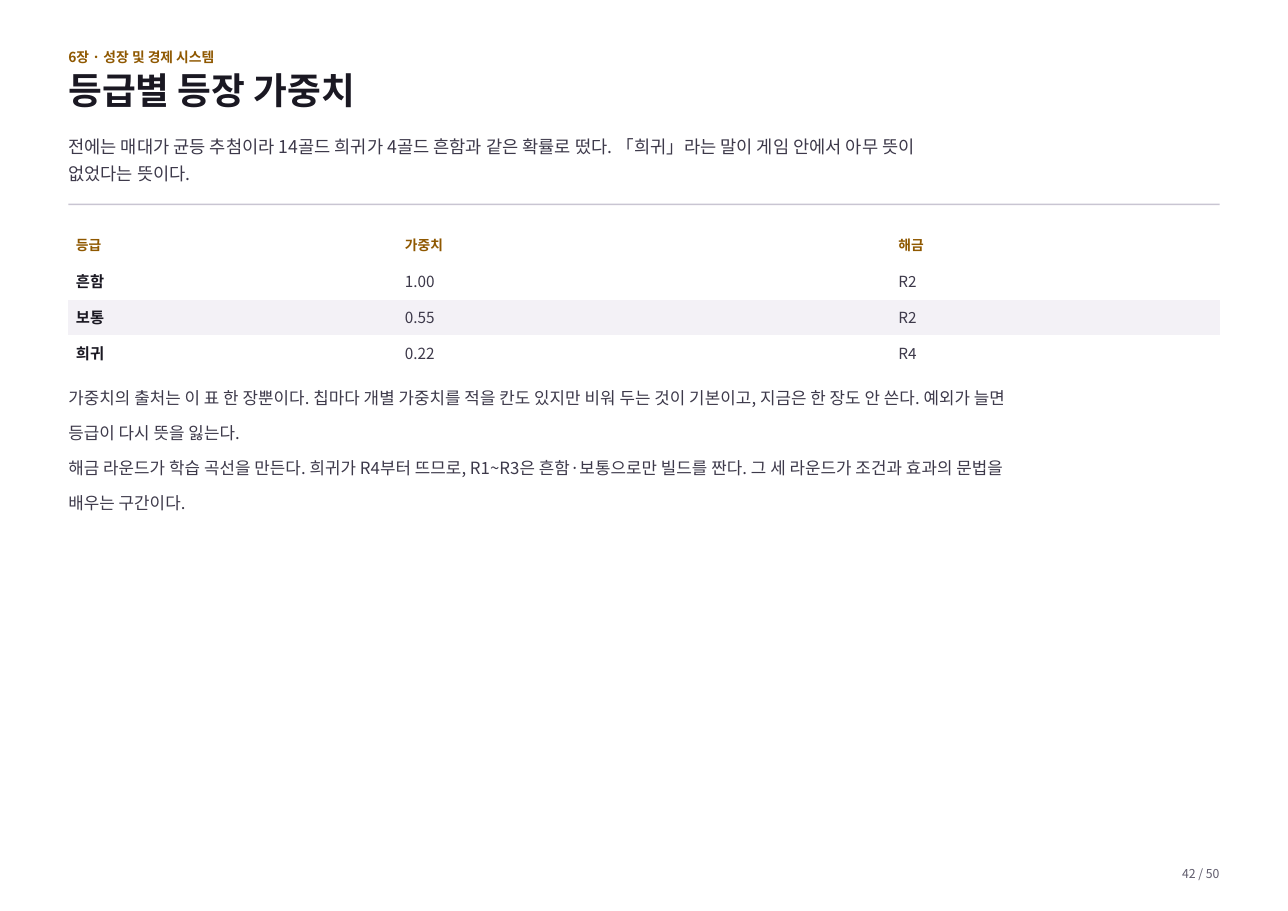
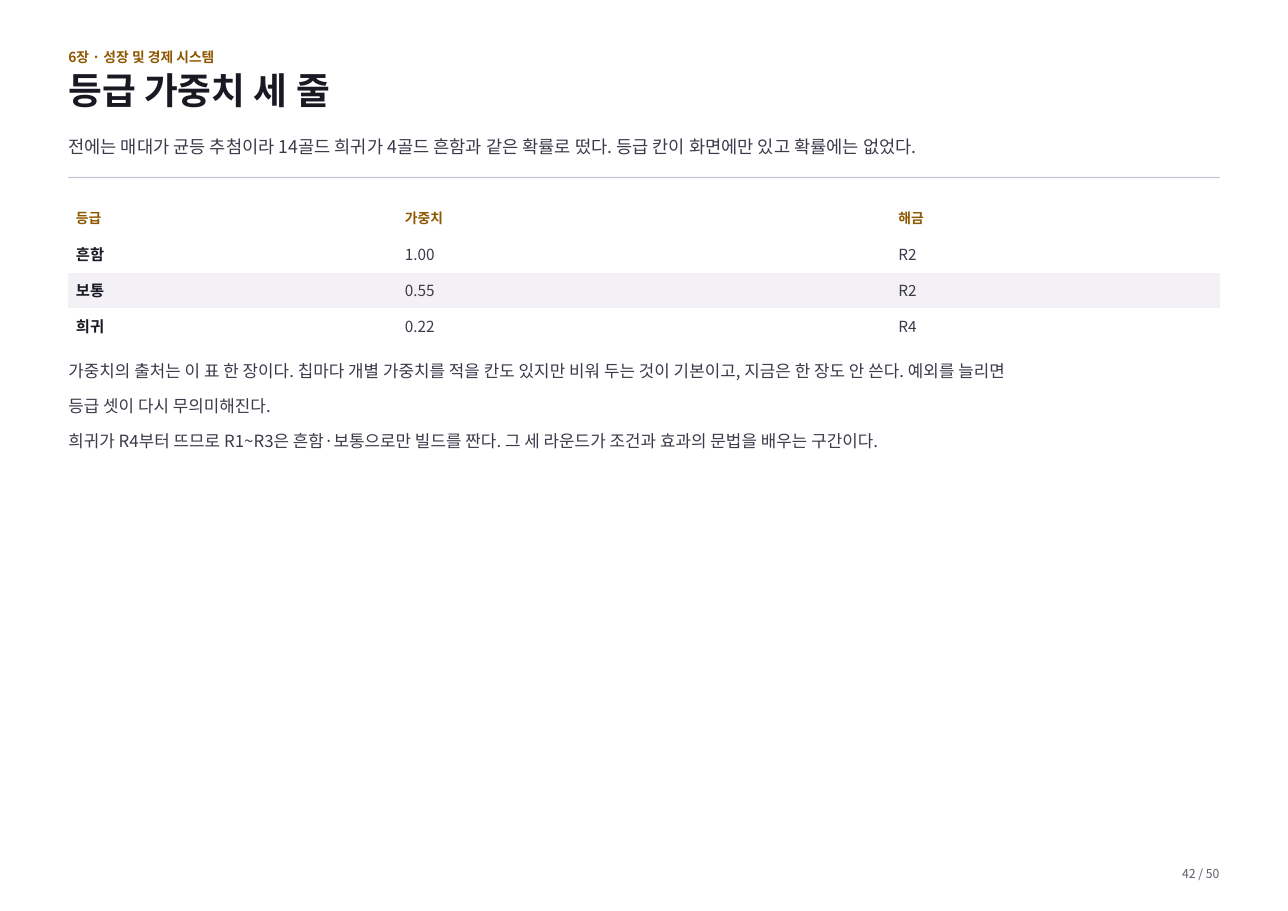
Before and after one commit to GGbong69/test-03, a slide deck: slide 42 of docs/기획서.pptx. Drawn at 1288x911 pixels with LibreOffice and Linux fonts; fonts in the diff are those of the drawing. Boxes give left, top, right and bottom in pixels: in the first picture for what was removed or moved away, otherwise in the second. Text is boxed around its words. In the diff, an @@ line names an element or a change of style, - is before the commit and + after.

```diff
--- a/docs/기획서.pptx
+++ b/docs/기획서.pptx
@@ text at (x1=68, y1=73, x2=330, y2=108): text changed @@
-등급별 등장 가중치
+등급 가중치 세 줄
@@ text at (x1=68, y1=138, x2=917, y2=155): text changed @@
-전에는 매대가 균등 추첨이라 14골드 희귀가 4골드 흔함과 같은 확률로 떴다. 「희귀」라는 말이 게임 안에서 아무 뜻이
-없었다는 뜻이다.
+전에는 매대가 균등 추첨이라 14골드 희귀가 4골드 흔함과 같은 확률로 떴다. 등급 칸이 화면에만 있고 확률에는 없었다.
@@ rectangle moved from (x1=68, y1=204, x2=1220, y2=205) to (x1=68, y1=176, x2=1220, y2=177) @@
@@ table moved from (x1=68, y1=228, x2=1221, y2=371) to (x1=68, y1=201, x2=1221, y2=344) @@
@@ text at (x1=68, y1=363, x2=1005, y2=449): text changed @@
-가중치의 출처는 이 표 한 장뿐이다. 칩마다 개별 가중치를 적을 칸도 있지만 비워 두는 것이 기본이고, 지금은 한 장도 안 쓴다. 예외가 늘면
-등급이 다시 뜻을 잃는다.
-해금 라운드가 학습 곡선을 만든다. 희귀가 R4부터 뜨므로, R1~R3은 흔함·보통으로만 빌드를 짠다. 그 세 라운드가 조건과 효과의 문법을
-배우는 구간이다.
+가중치의 출처는 이 표 한 장이다. 칩마다 개별 가중치를 적을 칸도 있지만 비워 두는 것이 기본이고, 지금은 한 장도 안 쓴다. 예외를 늘리면
+등급 셋이 다시 무의미해진다.
+희귀가 R4부터 뜨므로 R1~R3은 흔함·보통으로만 빌드를 짠다. 그 세 라운드가 조건과 효과의 문법을 배우는 구간이다.
```
Also in this commit, not shown: 43 other slides changed, 2 other files.
